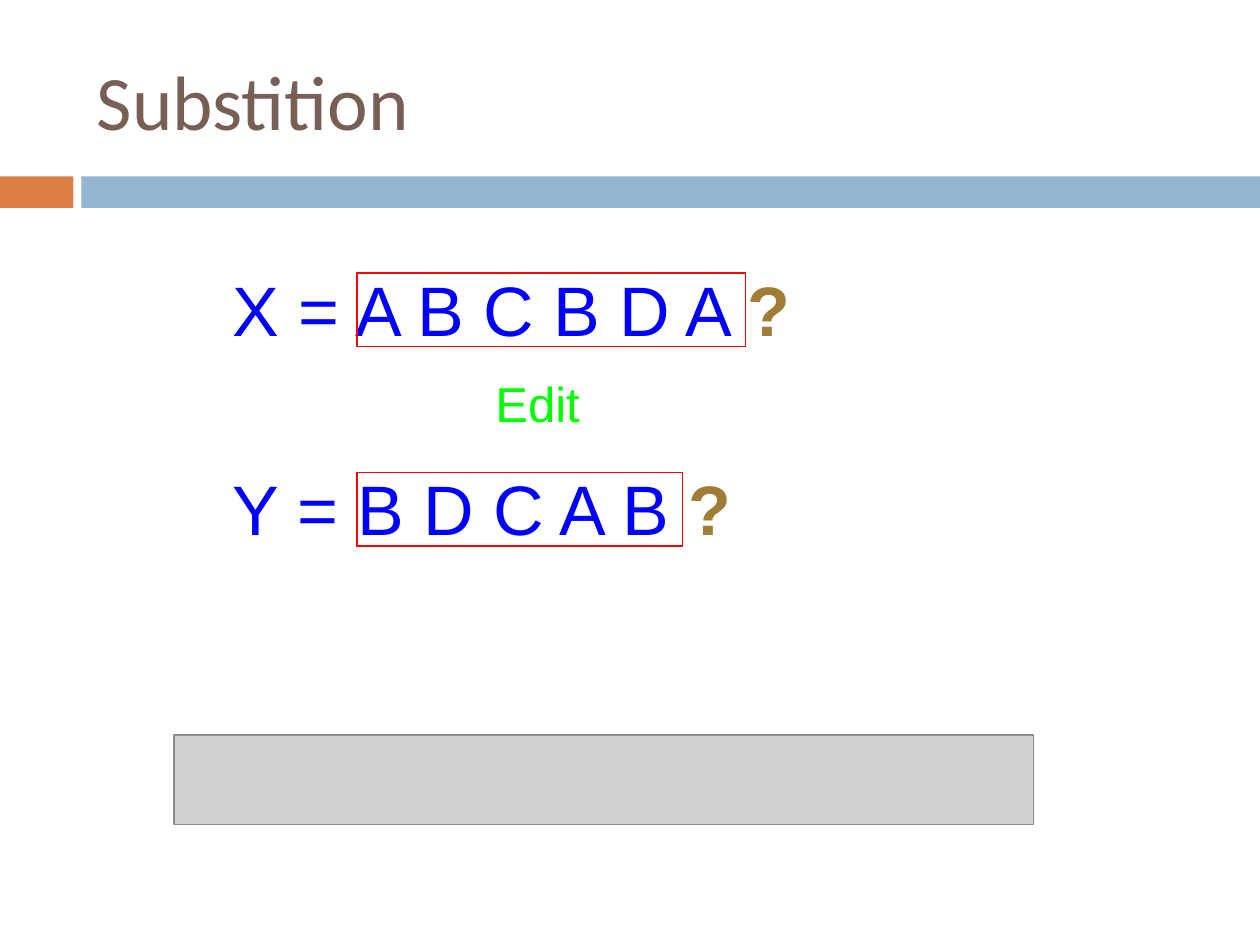
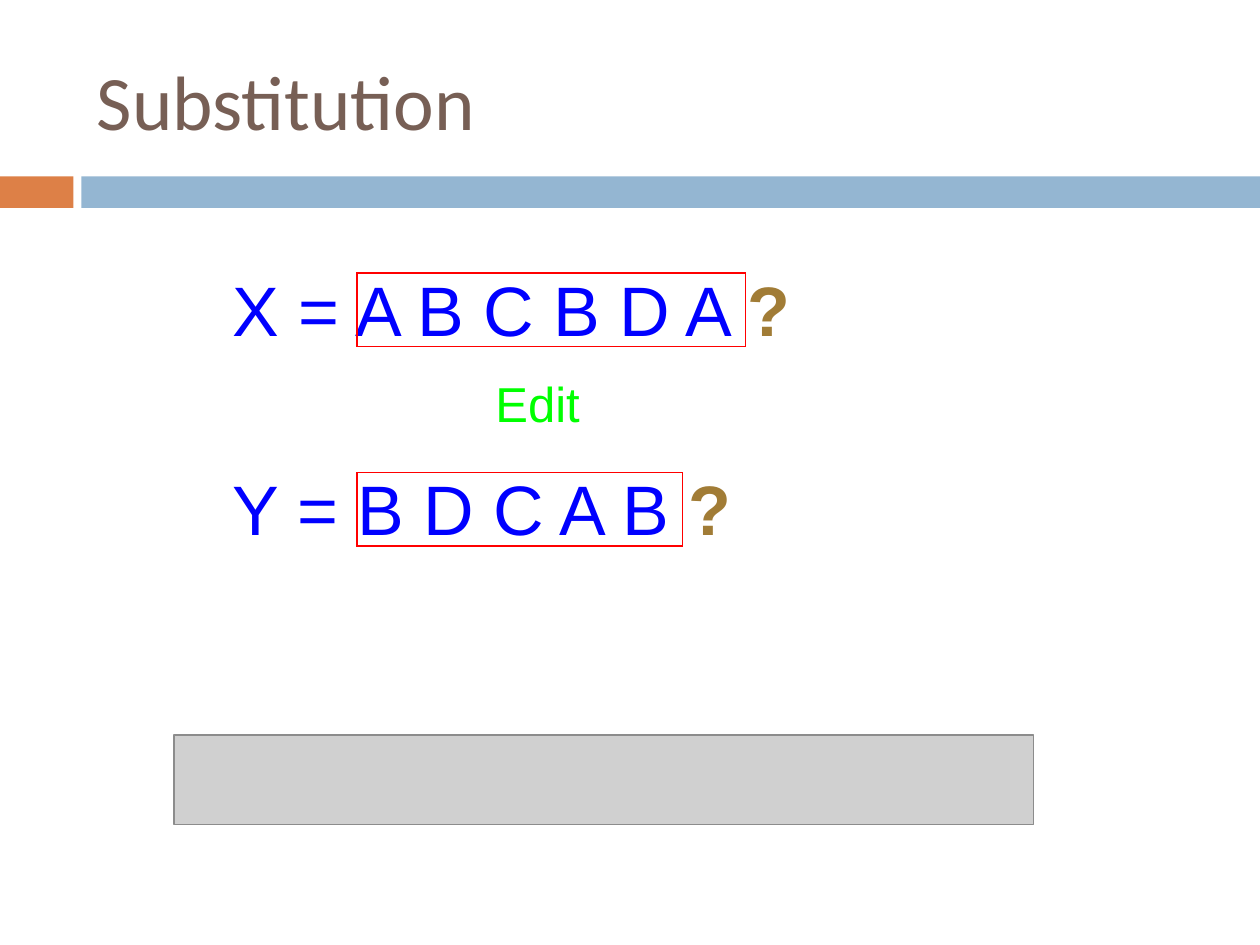
Before and after one commit to Collins-kariuk/Algorithms, a slide deck: slide 91 of Lectures/Lecture 12_Dynamic Programming_Even More Fun!.pptx. Drawn at 1260x945 pixels with LibreOffice and Linux fonts; fonts in the diff are those of the drawing; grey boxes stand for pictures. Boxes give left, top, right and bottom in pixels: in the first picture for what was removed or moved away, otherwise in the second. Text is boxed around its words. In the diff, an @@ line names an element or a change of style, - is before the commit and + after.

```diff
--- a/Lectures/Lecture 12_Dynamic Programming_Even More Fun!.pptx
+++ b/Lectures/Lecture 12_Dynamic Programming_Even More Fun!.pptx
@@ title at (97,76,475,131): text changed @@
-Substition
+Substitution
```
Also in this commit, not shown: 6 other slides changed.
